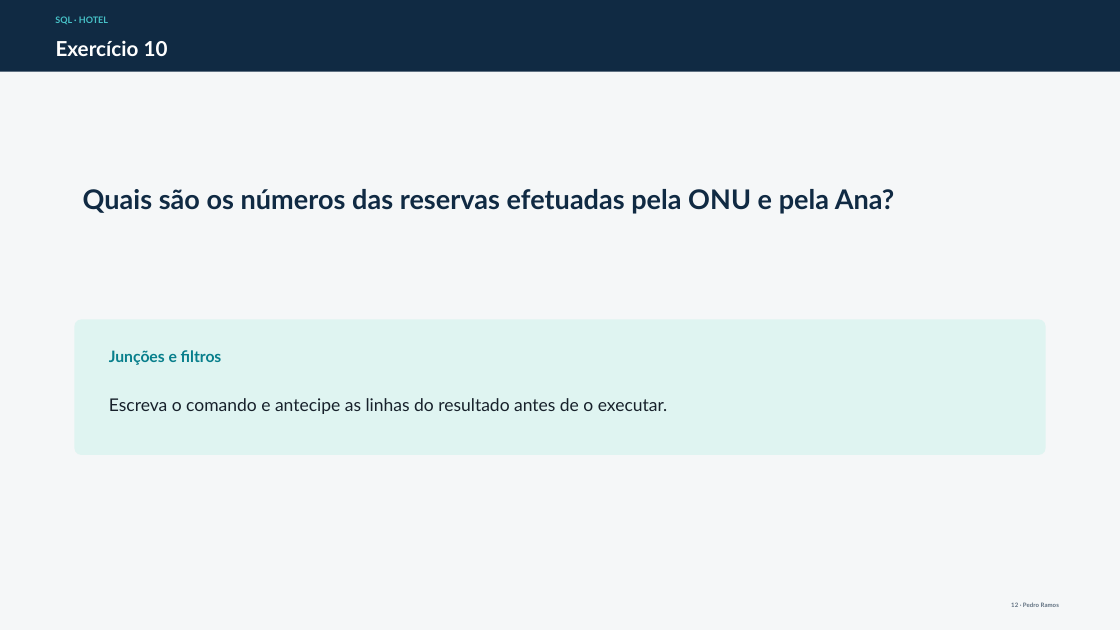
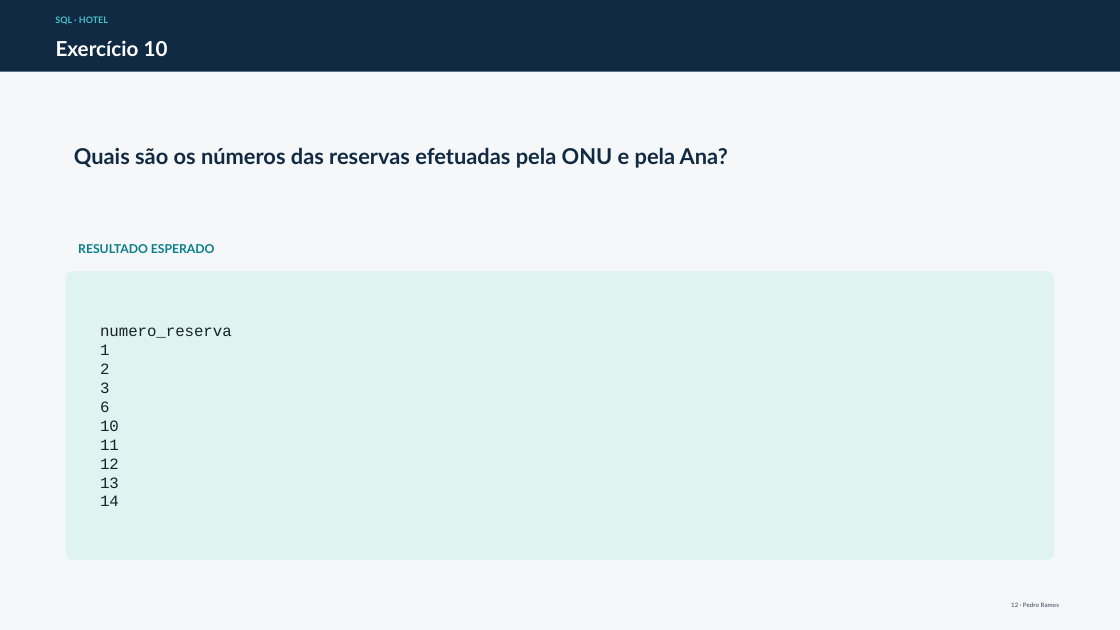
Before and after one commit to pnramos-iscte/docker, a slide deck: slide 12 of docs/exercicios-select-hotel/Exercicios_SELECT_Hotel_slides.pptx. Drawn at 1120x630 pixels with LibreOffice and Linux fonts; fonts in the diff are those of the drawing. Boxes give left, top, right and bottom in pixels: in the first picture for what was removed or moved away, otherwise in the second. Text is boxed around its words. In the diff, an @@ line names an element or a change of style, - is before the commit and + after.

```diff
--- a/docs/exercicios-select-hotel/Exercicios_SELECT_Hotel_slides.pptx
+++ b/docs/exercicios-select-hotel/Exercicios_SELECT_Hotel_slides.pptx
@@ text "Quais são os números das ...": place and size @@
-text "Quais são os números das ..." at bbox=[83, 189, 895, 214]
+text "Quais são os números das ..." at bbox=[74, 147, 728, 168]
@@ text "Quais são os números das ..." at bbox=[74, 147, 728, 168]: size 23.2 to 18.8 pt @@
@@ text added at bbox=[78, 244, 215, 253], 10.5 pt, text #087F8C, bold @@
+RESULTADO ESPERADO
@@ rounded rectangle: place and size @@
-rounded rectangle at bbox=[75, 319, 1046, 455]
+rounded rectangle at bbox=[66, 271, 1054, 560]
@@ rounded rectangle at bbox=[66, 271, 1054, 560]: proportions changed @@
@@ text at bbox=[100, 327, 232, 506]: text changed; size 15 to 13.5 pt; font Lato to Courier New @@
-Escreva o comando e antecipe as linhas do resultado antes de o executar.
+numero_reserva
+1
+2
+3
+6
+10
+11
+12
+13
+14
@@ text removed at bbox=[109, 350, 222, 365] @@
-Junções e filtros
```
Also in this commit, not shown: 19 other slides changed, 2 other files.
